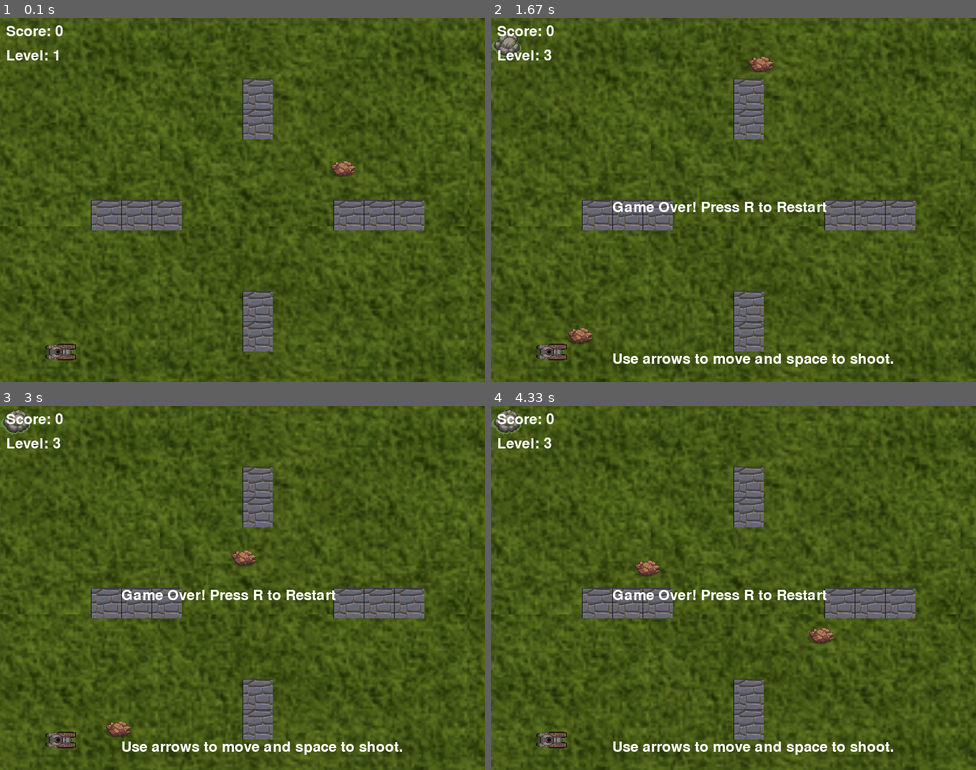
Above: before the commit, frames 1-4 (two rows, left to right).
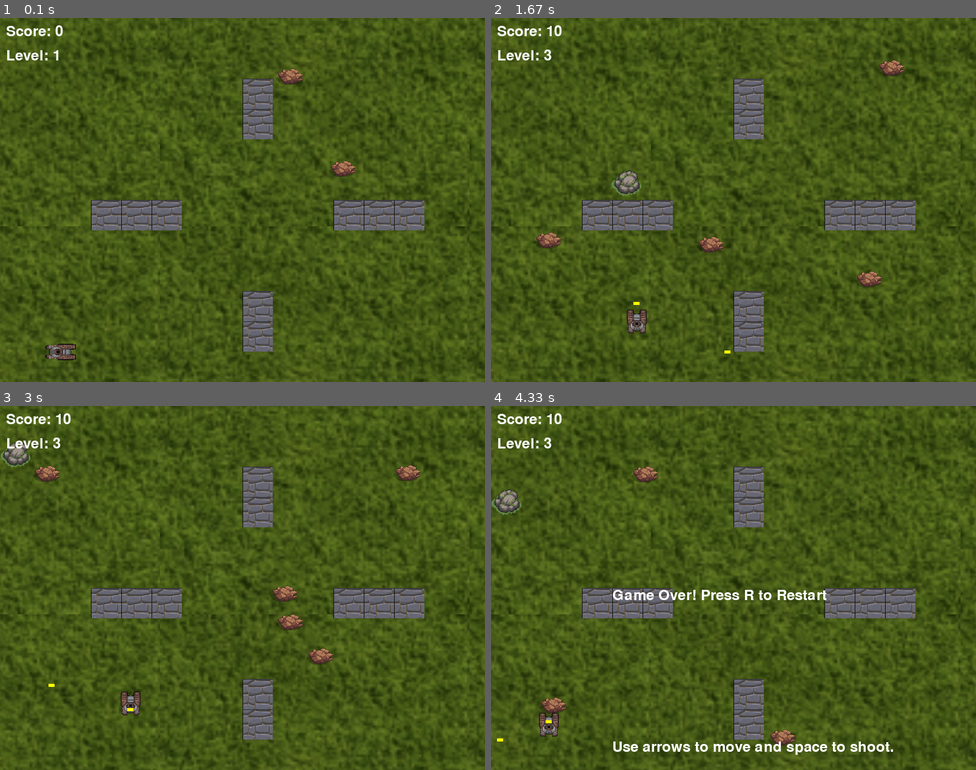
Above: after the commit, the same moments.

Repository: pranjolkoirala/HIT-137-Final-Assessment
Game: pygame game, started from main.py
Same seed, same stepped clock (60 frames per second), same inputs: the game is played once before the commit and once after it.
Inputs:
- Up to frame 1 (0.1 s): no input
- Up to frame 2 (1.67 s): tap 1 at 0.33 s; tap Space at 0.67, 1.07, 1.37, 1.57 s; hold Right 1-1.47 s; hold Up from 1.5 s (still down)
- Up to frame 3 (3 s): release Up at 1.8 s; hold Right 1.83-2.3 s; tap Space at 1.9, 2.2, 2.4, 2.7, 2.97 s; tap 1 at 1.98 s; hold Left 2.33-2.87 s; hold Down from 2.9 s (still down)
- Up to frame 4 (4.33 s): release Down at 3.2 s; hold Left 3.23-3.63 s; tap Space at 3.3, 3.6, 3.73 s; tap 1 at 3.38 s; hold Up 3.67-4.03 s

The runs differ from the first frame. In frame 1, 0.2% of the frame differs, in the area x 56-63%, y 13-19%; in frame 2, 3.4%; in frame 3, 3.5%, in the area x 0-87%, y 0-96%; in frame 4, 1.9%.

Commit message:
/usr/local/bin/python3

Diff:
--- a/constant.py
+++ b/constant.py
@@ -16,9 +16,9 @@
 OBSTACLE_COORDINATES= [[150, 300],[200, 300],[250, 300],[550, 300],[600, 300],[650, 300],[400, 100],[400, 150],[400, 450],[400, 500]]
 
 # Number of Enemies for each level
-ENEMIES_IN_LEVEL_1= 1
-ENEMIES_IN_LEVEL_2 = 2
-ENEMIES_IN_LEVEL_3=3
+ENEMIES_IN_LEVEL_1 = 2
+ENEMIES_IN_LEVEL_2 = 5
+ENEMIES_IN_LEVEL_3 = 6
 
 #Number of hits boss can take before it dies
 BOSS_HEALTH=4
